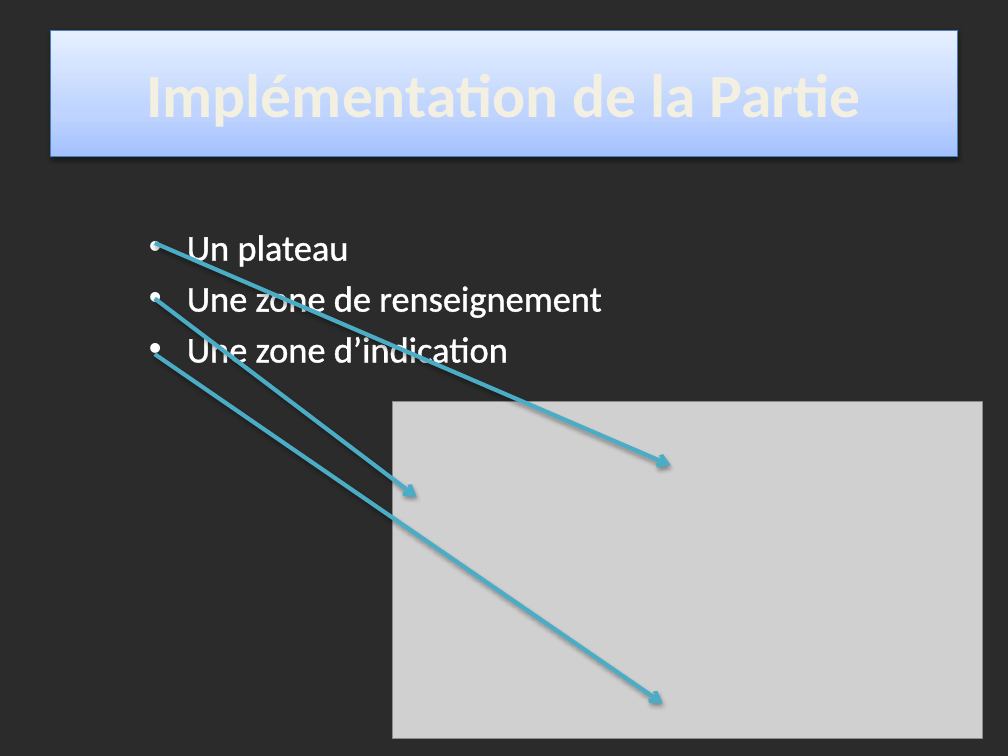
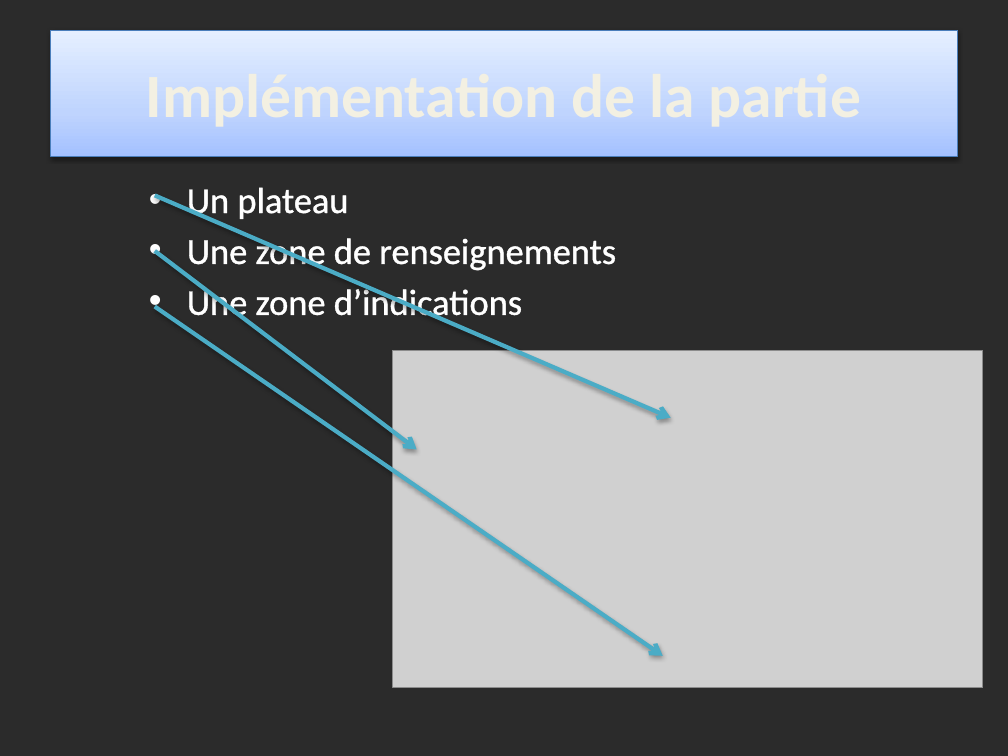
Before and after one commit to Issam-Engineer/tp4infoinsa, a slide deck: slide 4 of TPs CPOO/Gareth & Maxime/Projet/Présentation.pptx. Drawn at 1008x756 pixels with LibreOffice and Linux fonts; fonts in the diff are those of the drawing; grey boxes stand for pictures; background and template pictures are left out; a plain dark background stands for a picture behind light text. Boxes give left, top, right and bottom in pixels: in the first picture for what was removed or moved away, otherwise in the second. Text is boxed around its words. In the diff, an @@ line names an element or a change of style, - is before the commit and + after.

```diff
--- a/TPs CPOO/Gareth & Maxime/Projet/Présentation.pptx
+++ b/TPs CPOO/Gareth & Maxime/Projet/Présentation.pptx
@@ title at (x1=146, y1=59, x2=861, y2=134): text changed @@
-Implémentation de la Partie
+Implémentation de la partie
@@ text "Un plateau" moved from (x1=187, y1=235, x2=602, y2=371) to (x1=187, y1=187, x2=616, y2=323) @@
@@ arrow moved from (155, 243) - (670, 466) to (155, 196) - (670, 417) @@
@@ text at (x1=187, y1=233, x2=616, y2=323): text changed @@
-• Une zone de renseignement
-• Une zone d’indication
+• Une zone de renseignements
+• Une zone d’indications
@@ arrow moved from (155, 298) - (416, 497) to (155, 251) - (416, 450) @@
@@ arrow moved from (155, 354) - (662, 704) to (155, 306) - (662, 656) @@
@@ picture moved from (x1=393, y1=402, x2=983, y2=740) to (x1=393, y1=351, x2=983, y2=688) @@
```
Also in this commit, not shown: 4 other slides changed, 27 other files.
